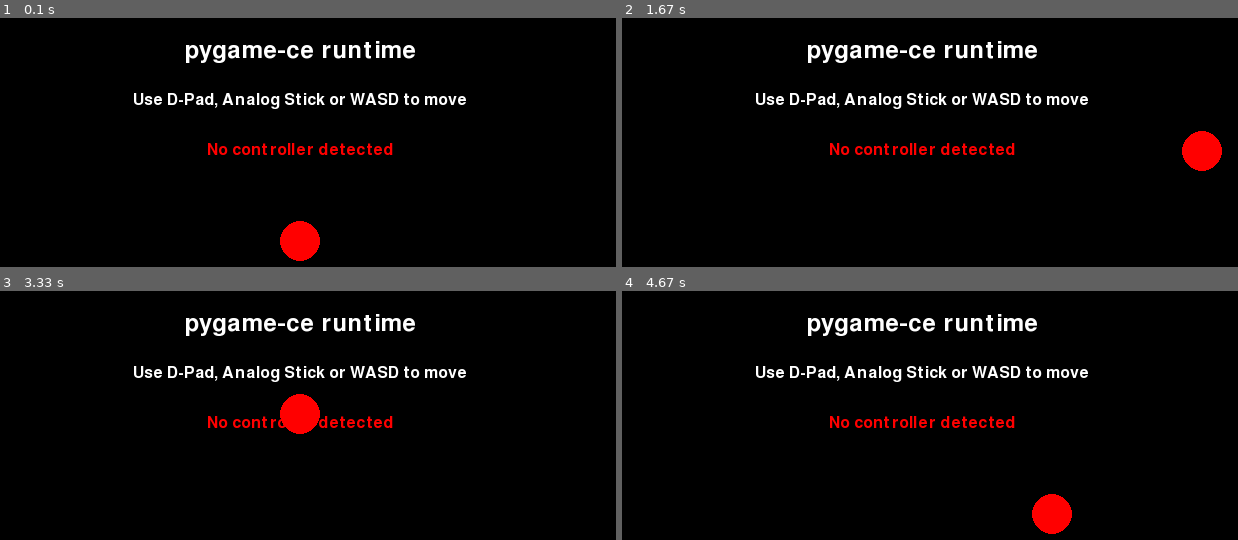
Above: before the commit, frames 1-4 (two rows, left to right).
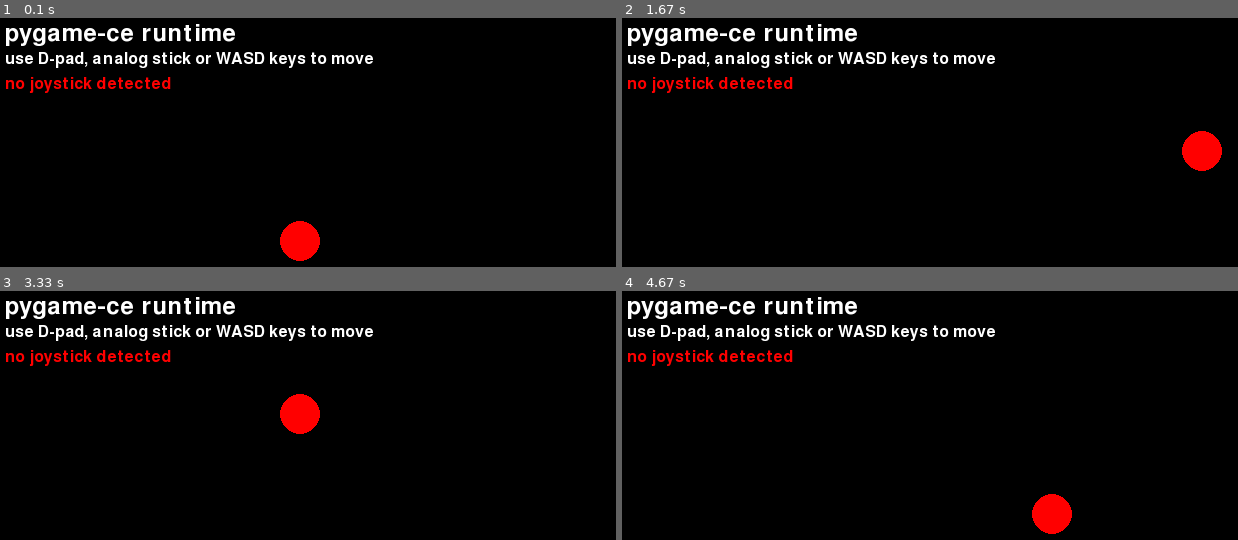
Above: after the commit, the same moments.

Repository: viniciusfs/pygame-ce-runtime
Game: pygame game, started from example/MyGame/src/run.py
The game is run twice, just before and just after one commit, with the same random seed, the same clock (stepped at 60 frames per second) and the same inputs.
Inputs:
- Up to frame 1 (0.1 s): no input
- Up to frame 2 (1.67 s): hold Right 0.33-0.8 s; hold Up 0.83-1.13 s; hold Right 1.17-1.63 s
- Up to frame 3 (3.33 s): hold Left 1.67-2.2 s; hold Down 2.23-2.53 s; hold Left 2.57-2.97 s; hold Up from 3 s (still down)
- Up to frame 4 (4.67 s): release Up at 3.37 s; hold Right 3.4-4.03 s; hold Down 4.07-4.43 s; hold Left from 4.47 s (still down)

The runs differ from the first frame. In frame 1, 6.2% of the frame differs, in the area x 0-76%, y 2-56%; in frame 2, 6.2%; in frame 3, 6.1%; in frame 4, 6.2%.

Commit message:
(refactor): small improvements on example game code

Diff:
--- a/example/MyGame/src/main.py
+++ b/example/MyGame/src/main.py
@@ -1,18 +1,19 @@
 import sys
 import pygame as pg
 import logging
+
 from datetime import datetime
 
-pg.init()
 
 logging.basicConfig(
     level=logging.DEBUG,
-    format='%(asctime)s - %(levelname)s - %(message)s',
+    format='%(levelname)-7s %(message)s',
     handlers=[
         logging.FileHandler('game.log'),
         logging.StreamHandler(sys.stdout)
     ]
 )
+
 logger = logging.getLogger(__name__)
 
 SCREEN_WIDTH = 640
@@ -27,54 +28,91 @@
 
 class Game:
     def __init__(self):
-        self.screen = pg.display.set_mode((SCREEN_WIDTH, SCREEN_HEIGHT))
-        pg.display.set_caption("pygame-ce runtime")
+        pg.init()
+        logger.debug(f"Pygame {pg.version.ver} initialized!")
+        logger.debug(f"System total memory: {pg.system.get_total_ram()}MiB")
+        logger.debug(f"SDL version: {pg.version.SDL}")
+
+        pg.mixer.init()
+        logger.debug(f"SDL mixer version: {pg.mixer.get_sdl_mixer_version()}")
+
+        self.screen = self._init_screen()
+        self.joystick = self._init_joystick()
+
+        self.system_info = {
+            "versions": {
+                "pygame": pg.version.ver,
+                "sdl": pg.version.SDL,
+                "sdl_mixer": pg.mixer.get_sdl_mixer_version()
+            },
+            "system": {
+                "total_memory": pg.system.get_total_ram()
+            },
+            "joystick": {
+                "count": pg.joystick.get_count() if self.joystick else None,
+                "buttons": self.joystick.get_numbuttons() if self.joystick else None,
+                "axes": self.joystick.get_numaxes() if self.joystick else None,
+                "hats": self.joystick.get_numhats() if self.joystick else None,
+                "balls": self.joystick.get_numballs() if self.joystick else None,
+                "name": self.joystick.get_name() if self.joystick else None
+            },
+            "display": {
+                "driver": pg.display.get_driver(),
+                "num_displays": pg.display.get_num_displays(),
+                "available_modes": pg.display.list_modes(),
+                "current_mode": self.screen.get_size()
+            }
+        }
+
         self.clock = pg.time.Clock()
         self.running = True
-
-        self.font = pg.font.Font(None, 36)
         self.player_pos = [SCREEN_WIDTH//2, SCREEN_HEIGHT//2]
-
+        self.last_pressed = None
+
+    def _init_screen(self):
+        pg.display.init()
+        pg.display.set_caption("pygame-ce runtime")
+
+        logger.debug(f"Display driver: {pg.display.get_driver()}")
+        logger.debug(f"Number of displays: {pg.display.get_num_displays()}")
+        logger.debug(f"Available display modes: {pg.display.list_modes()}")
+
+        return pg.display.set_mode((SCREEN_WIDTH, SCREEN_HEIGHT))
+
+    def _init_joystick(self):
+        joystick = None
         pg.joystick.init()
-        self.joystick = None
-        self.joystick_num_buttons = None
-
-        joystick_count = pg.joystick.get_count()
-        logger.info(f"Detected {joystick_count} joystick(s)")
-
-        if joystick_count > 0:
-            self.joystick = pg.joystick.Joystick(0)
-            self.joystick.init()
-            self.joystick_num_buttons = self.joystick.get_numbuttons()
-            logger.info(f"Initialized joystick: {self.joystick.get_name()}")
-            logger.info(f"Joystick buttons: {self.joystick_num_buttons}")
-            logger.info(f"Joystick axes: {self.joystick.get_numaxes()}")
-            logger.info(f"Joystick hats: {self.joystick.get_numhats()}")
-        else:
-            logger.warning("No joystick detected")
-
-        pg.mouse.set_visible(False)
+        logger.debug(f"Detected {pg.joystick.get_count()} joystick(s)")
+
+        if pg.joystick.get_count() > 0:
+            joystick = pg.joystick.Joystick(0)
+            logger.debug(f"Initialized joystick: {joystick.get_name()}")
+            logger.debug(f"Joystick buttons: {joystick.get_numbuttons()}")
+            logger.debug(f"Joystick trackballs: {joystick.get_numballs()}")
+            logger.debug(f"Joystick axes: {joystick.get_numaxes()}")
+            logger.debug(f"Joystick hats: {joystick.get_numhats()}")
+
+        return joystick
 
     def handle_events(self):
         for event in pg.event.get():
             if event.type == pg.QUIT:
-                logger.info("QUIT event received")
+                logger.info("Quit event received, exiting...")
                 self.running = False
             elif event.type == pg.KEYDOWN:
                 logger.debug(f"Key pressed: {pg.key.name(event.key)}")
                 if event.key == pg.K_ESCAPE:
-                    logger.info("ESC key pressed - exiting game")
+                    logger.info("ESC key pressed, exiting...")
                     self.running = False
             elif event.type == pg.JOYBUTTONDOWN:
                 logger.debug(f"Joystick button {event.button} pressed")
+                self.last_pressed = event.button
                 if event.button == 9:
-                    logger.info("Select button pressed - exiting game")
+                    logger.info("Select button pressed, exiting...")
                     self.running = False
                 elif event.button == 10:
-                    logger.info("Start button pressed - exiting game")
+                    logger.info("Start button pressed, exiting...")
                     self.running = False
-                else:
-                    logger.debug(f"Action button {event.button} pressed")
 
         keys = pg.key.get_pressed()
         if keys[pg.K_LEFT] or keys[pg.K_a]:
@@ -86,22 +124,25 @@
         if keys[pg.K_DOWN] or keys[pg.K_s]:
             self.player_pos[1] = min(SCREEN_HEIGHT - 20, self.player_pos[1] + 5)
 
-        # Joystick controls
         if self.joystick:
-            # D-pad movement
+            # d-pad movement
             hat = self.joystick.get_hat(0)
-            if hat[0] == -1:  # Left
-                logger.debug("D-pad LEFT pressed")
+            if hat[0] == -1: # Left
+                logger.debug("D-pad left pressed")
                 self.player_pos[0] = max(20, self.player_pos[0] - 5)
-            elif hat[0] == 1:  # Right
-                logger.debug("D-pad RIGHT pressed")
+                self.last_pressed = "d-pad left"
+            elif hat[0] == 1: # Right
+                logger.debug("D-pad right pressed")
                 self.player_pos[0] = min(SCREEN_WIDTH - 20, self.player_pos[0] + 5)
-            if hat[1] == 1:  # Up
-                logger.debug("D-pad UP pressed")
+                self.last_pressed = "d-pad right"
+            if hat[1] == 1: # Up
+                logger.debug("D-pad up pressed")
                 self.player_pos[1] = max(20, self.player_pos[1] - 5)
-            elif hat[1] == -1:  # Down
-                logger.debug("D-pad DOWN pressed")
+                self.last_pressed = "d-pad up"
+            elif hat[1] == -1: # Down
+                logger.debug("D-pad down pressed")
                 self.player_pos[1] = min(SCREEN_HEIGHT - 20, self.player_pos[1] + 5)
+                self.last_pressed = "d-pad down"
 
             # Analog stick movement (left stick)
             x_axis = self.joystick.get_axis(0)
@@ -121,41 +162,39 @@
     def update(self):
         pass
 
+    def _render_text(self, text, size="normal", pos=(0, 0), color=WHITE):
+        font_size = 36 if size == "normal" else 24
+        font = pg.font.Font(None, font_size)
+        text_surface = font.render(text, True, color)
+        text_rect = text_surface.get_rect(x=pos[0], y=pos[1])
+        self.screen.blit(text_surface, text_rect)
+
     def draw(self):
         self.screen.fill(BLACK)
 
-        title_text = self.font.render("pygame-ce runtime", True, WHITE)
-        title_rect = title_text.get_rect(center=(SCREEN_WIDTH//2, 50))
-        self.screen.blit(title_text, title_rect)
-
-        small_font = pg.font.Font(None, 24)
-        instruction_text = small_font.render("Use D-Pad, Analog Stick or WASD to move", True, WHITE)
-        instruction_rect = instruction_text.get_rect(center=(SCREEN_WIDTH//2, 100))
-        self.screen.blit(instruction_text, instruction_rect)
+        self._render_text("pygame-ce runtime", size="normal", pos=(25, 20))
+        self._render_text("use D-pad, analog stick or WASD keys to move", size="small", pos=(25, 50))
 
         if self.joystick:
-            joy_text = small_font.render(f"Controller: {self.joystick_num_buttons} buttons", True, GREEN)
+            self._render_text(f"joystick with {self.joystick.get_numbuttons()} buttons", size="small", pos=(25, 75), color=GREEN)
+
+            if self.last_pressed:
+                self._render_text(f"button {self.last_pressed} pressed", size="small", pos=(25, 100), color=GREEN)
         else:
-            joy_text = small_font.render("No controller detected", True, RED)
-        joy_rect = joy_text.get_rect(center=(SCREEN_WIDTH//2, 150))
-        self.screen.blit(joy_text, joy_rect)
+            self._render_text("no joystick detected", size="small", pos=(25, 75), color=RED)
+
 
         pg.draw.circle(self.screen, RED, self.player_pos, 20)
 
         pg.display.flip()
 
     def run(self):
-        logger.info("Game started")
-        logger.info(f"Screen resolution: {SCREEN_WIDTH}x{SCREEN_HEIGHT}")
-        logger.info(f"Target FPS: {FPS}")
-
         while self.running:
             self.handle_events()
             self.update()
             self.draw()
             self.clock.tick(FPS)
 
-        logger.info("Game ended")
         pg.quit()
         sys.exit()
 
--- a/example/MyGame/src/run.py
+++ b/example/MyGame/src/run.py
@@ -1,4 +1,11 @@
+import os
+import sys
+
 import main
 
-game = main.Game()
-game.run()
+
+if __name__ == "__main__":
+    os.environ['SDL_VIDEO_CENTERED'] = '1'
+
+    game = main.Game()
+    game.run()
